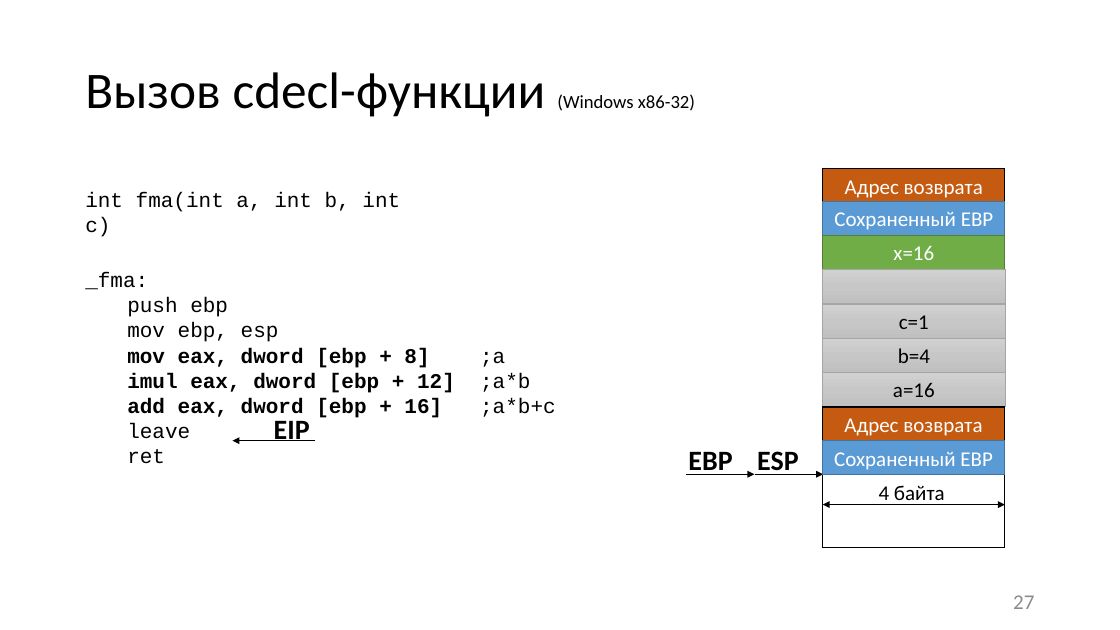
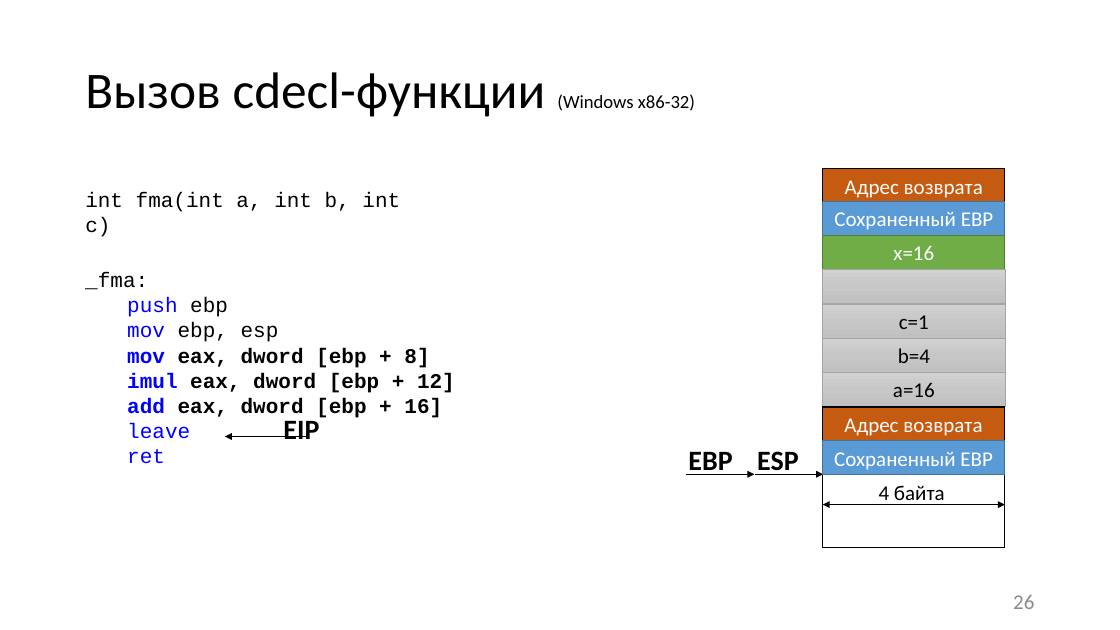
Before and after one commit to itsecd/low-level-programming, a slide deck: slide 26 of Lectures/3.Calling_conventions/Lecture3.pptx (slide 27 before the commit). Drawn at 1120x630 pixels with LibreOffice and Linux fonts; fonts in the diff are those of the drawing. Boxes give left, top, right and bottom in pixels: in the first picture for what was removed or moved away, otherwise in the second. Text is boxed around its words. In the diff, an @@ line names an element or a change of style, - is before the commit and + after.

```diff
--- a/Lectures/3.Calling_conventions/Lecture3.pptx
+++ b/Lectures/3.Calling_conventions/Lecture3.pptx
@@ text at [127, 297, 279, 464]: text colour #000000 to #0000FF in "push", "mov", "leave", "ret" @@
@@ text at [127, 348, 455, 418]: text changed @@
-  mov eax, dword [ebp + 8] ;a
-  imul eax, dword [ebp + 12] ;a*b
-  add eax, dword [ebp + 16] ;a*b+c
+  mov eax, dword [ebp + 8]
+  imul eax, dword [ebp + 12]
+  add eax, dword [ebp + 16]
@@ text "EIP": place and size @@
-text "EIP" at [274, 421, 310, 441]
+text "EIP" at [283, 421, 319, 439]
@@ arrow moved from (315, 441) - (233, 441) to (308, 437) - (225, 437) @@
@@ page number at [1013, 595, 1034, 609]: text changed @@
-27
+26
```
Also in this commit, not shown: 38 other slides changed, 1 slide added, 2 slides removed, 1 other file.
